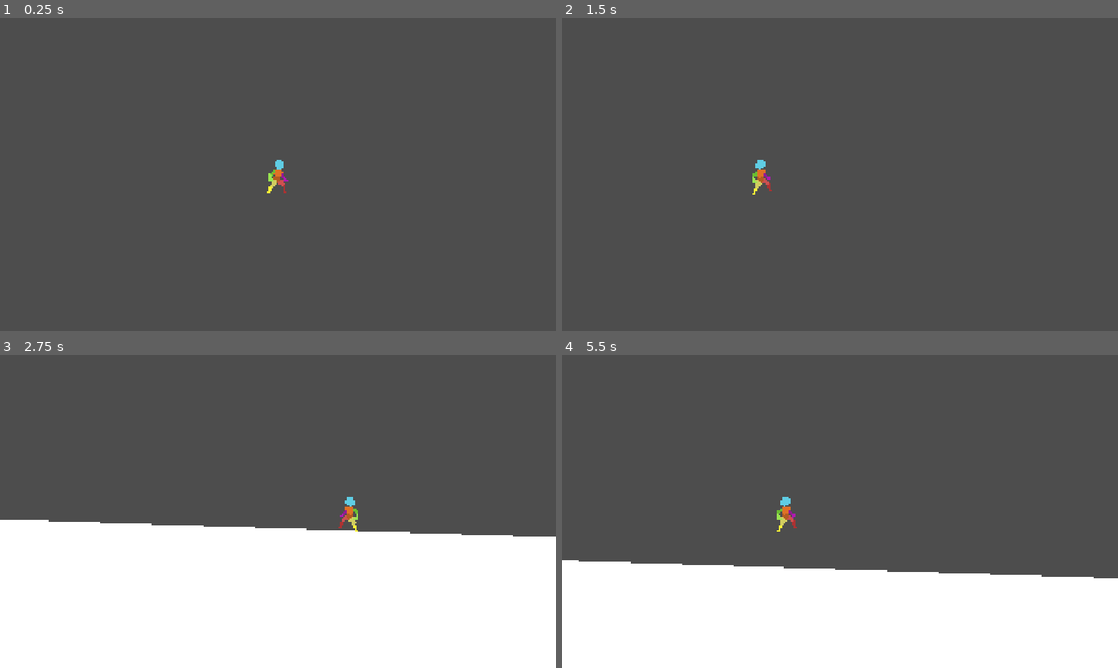
Above: before the commit, frames 1-4 (two rows, left to right).
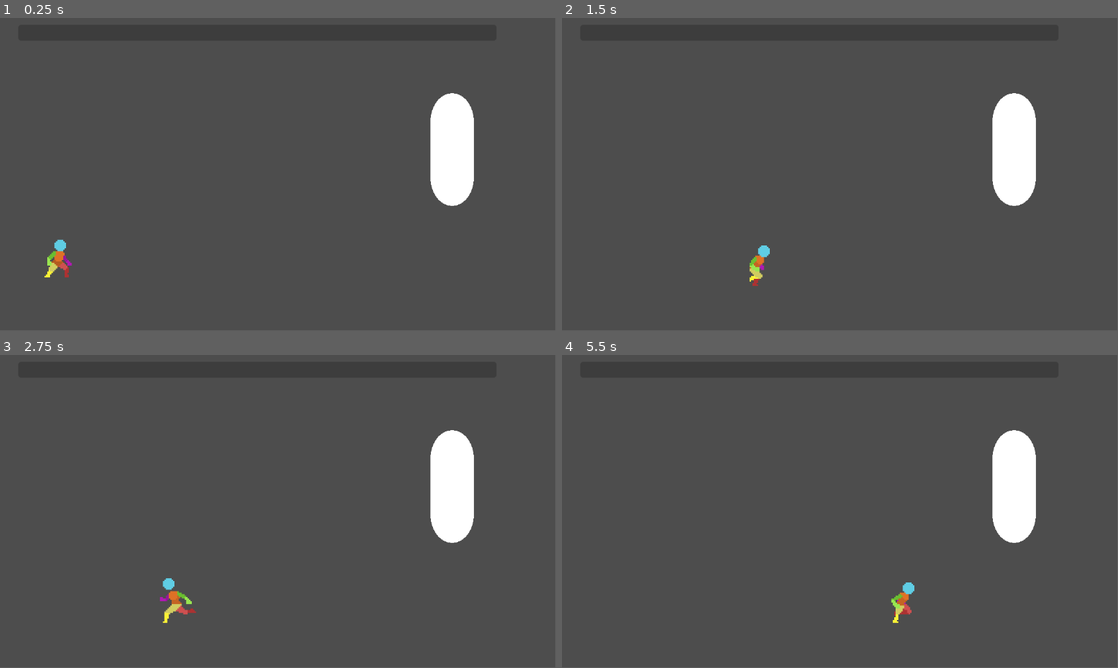
Above: after the commit, the same moments.

Repository: Yu-xo/InBound_Shovel
Game: Godot game, scene res://scenes/run/main.tscn
Same seed, same stepped clock (60 frames per second), same inputs: the game is played once before the commit and once after it. Before the commit the project starts from res://Scenes/Levels/main_scene.tscn.
Inputs:
- Up to frame 1 (0.25 s): no input
- Up to frame 2 (1.5 s): hold Space (jump) 0.53-1.28 s; hold D (right) from 0.53 s (still down); tap Space (jump) at 1.35 s
- Up to frame 3 (2.75 s): tap Space (jump) at 1.52, 1.82 s; release D (right) at 2.03 s; hold A (left) from 2.03 s (still down); hold Space (jump) from 2.03 s (still down)
- Up to frame 4 (5.5 s): release A (left) at 2.78 s; release Space (jump) at 2.78 s; hold D (right) 2.78-4.28 s; tap Space (jump) at 2.85, 3.02, 3.32, 4.35, 4.52, 4.82 s; hold Space (jump) 3.53-4.28 s; hold A (left) 4.28-5.03 s; hold D (right) from 5.03 s (still down); hold Space (jump) from 5.03 s (still down)
In our replay, the window is 800x450 before the commit and 799x449 after it. These sizes can differ from the game's own. Grey fills any space a smaller window leaves; there, only what the larger window draws over its background counts as a difference.

The runs differ from the first frame. In frame 1, 3.0% of the frame differs, in the area x 8-86%, y 24-83%; in frame 2, 3.0%; in frame 3, 47%, in the area x 0-100%, y 0-100%; in frame 4, 34%.

Commit message:
states
setup of the basic states

Diff:
--- a/Scenes/Elements/player.tscn
+++ /dev/null
@@ -1,28 +0,0 @@
-[gd_scene load_steps=4 format=3 uid="uid://rkk34qydumcq"]
-
-[ext_resource type="Script" uid="uid://bokctb0r0v1to" path="res://Scripts/Elements/player.gd" id="1_55es8"]
-[ext_resource type="Texture2D" uid="uid://cj5wugre5xh1s" path="res://Assets/placeholders/Player Idle 48x48.png" id="2_g27sq"]
-
-[sub_resource type="RectangleShape2D" id="RectangleShape2D_g27sq"]
-size = Vector2(12, 29)
-
-[node name="player" type="CharacterBody2D"]
-script = ExtResource("1_55es8")
-
-[node name="Sprite2D" type="Sprite2D" parent="."]
-texture_filter = 1
-texture = ExtResource("2_g27sq")
-hframes = 10
-
-[node name="CollisionShape2D" type="CollisionShape2D" parent="."]
-position = Vector2(-1, 1.5)
-shape = SubResource("RectangleShape2D_g27sq")
-
-[node name="jump_buffer" type="Timer" parent="."]
-one_shot = true
-autostart = true
-
-[node name="falling" type="Timer" parent="."]
-autostart = true
-
-[connection signal="timeout" from="falling" to="." method="_on_falling_timeout"]
--- a/Scenes/Levels/main_scene.tscn
+++ /dev/null
@@ -1,19 +0,0 @@
-[gd_scene load_steps=3 format=3 uid="uid://dinqsxkh0jlwq"]
-
-[ext_resource type="Script" uid="uid://bhjcx00vjk26r" path="res://Scripts/Main Scripts/main_scene.gd" id="1_coy0t"]
-[ext_resource type="PackedScene" uid="uid://rkk34qydumcq" path="res://Scenes/Elements/player.tscn" id="2_nu5rl"]
-
-[node name="main_scene" type="Node2D"]
-script = ExtResource("1_coy0t")
-
-[node name="Polygon2D" type="Polygon2D" parent="."]
-polygon = PackedVector2Array(-2061, -1210, -2056, 719, 1754, 842, 3369, -463, 3005, -2168, 4251, -2013, 4072, -148, 3387, 1289, 2278, 1539, -892, 1670, -2739, 1318, -2906, -416, -2686, -1947, -1976, -1798)
-
-[node name="StaticBody2D" type="StaticBody2D" parent="."]
-
-[node name="CollisionPolygon2D" type="CollisionPolygon2D" parent="StaticBody2D"]
-
-[node name="player" parent="." instance=ExtResource("2_nu5rl")]
-
-[node name="Camera2D" type="Camera2D" parent="player"]
-zoom = Vector2(4, 4)
--- a/Scripts/Elements/player.gd
+++ /dev/null
@@ -1,126 +0,0 @@
-extends CharacterBody2D
-class_name Player
-
-var SPEED = 400.0
-var fall_scan = false
-var accel = 0.5
-var falling = true
-var jumping = false
-var prev_dir = 1
-var double_jump = false
-var JUMP_VELOCITY = -600.0
-
-func grav(velocity: Vector2):
-	if velocity.y < 0:
-		return get_gravity().y
-	else:
-		if is_on_wall():
-			return 100
-		return 1200
-
-func _physics_process(delta: float) -> void:
-	if not is_on_floor() and fall_scan:
-		$falling.start(0.5)
-		fall_scan = false
-
-	if is_on_floor() and falling:
-		double_jump = false
-		#$land.emitting = true
-		#$fall.pitch_scale = randf_range(0.95,1.05)
-		#$fall.play()
-		fall_scan = true
-		#$"../CanvasLayer/ColorRect".shake(0.05)
-		falling = false
-		var tween = create_tween().set_trans(Tween.TRANS_SINE)
-		tween.tween_property($Sprite2D,"scale",Vector2(2,0.5),0.1)
-		tween.set_parallel(true)
-		tween.tween_property($Sprite2D,"position:y",10,0.1)
-		tween.set_parallel(false)
-		tween.tween_property($Sprite2D,"scale",Vector2(1,1),0.1)
-		tween.set_parallel(true)
-		tween.tween_property($Sprite2D,"position:y",0,0.1)
-
-	var tween = create_tween().set_parallel()
-	#if abs(velocity.x) > 0 and is_on_floor():
-		#var tweener = create_tween()
-		#tweener.tween_property($running,"volume_db",0,0.5)
-	#else:
-		#var tweener = create_tween()
-		#tweener.tween_property($running,"volume_db",-80,0.5)
-	if velocity.x > 0:
-		#$CPUParticles2D.emitting = true
-		tween.tween_property($Sprite2D,"rotation_degrees",-10,0.1)
-		tween.tween_property($Camera2D,"offset:x",70,0.5)
-	elif velocity.x < 0:
-		#$CPUParticles2D.emitting = true
-		tween.tween_property($Sprite2D,"rotation_degrees",10,0.1)
-		tween.tween_property($Camera2D,"offset:x",-70,0.5)
-	else:
-		#$CPUParticles2D.emitting = false
-		tween.tween_property($Sprite2D,"rotation_degrees",0,0.1)
-		tween.tween_property($Camera2D,"offset:x",0,1.5)
-
-	# Add the gravity.
-	if not is_on_floor():
-		velocity.y += grav(velocity) * delta
-
-	if Input.is_action_just_released("jump") and velocity.y < 0:
-		velocity.y = JUMP_VELOCITY/4
-	# Handle jump.
-	if Input.is_action_just_pressed("jump"):
-		if is_on_wall():
-			jump(true)
-		if is_on_floor():
-			jump()
-		else:
-			if not double_jump:
-				double_jump = true
-				jump()
-			$jump_buffer.start(0.2)
-
-	if prev_dir == 1:
-		$Sprite2D.flip_h = false
-	else:
-		$Sprite2D.flip_h = true
-	if is_on_floor() and $jump_buffer.time_left > 0:
-		jump()
-
-	# Get the input direction and handle the movement/deceleration.
-	# As good practice, you should replace UI actions with custom gameplay actions.
-	var direction := Input.get_axis("left", "right")
-	if direction:
-		if accel < 1:
-			accel += 0.1
-		velocity.x = direction * SPEED * accel
-		prev_dir = direction
-	else:
-		accel = 0.5
-		velocity.x = move_toward(velocity.x, 0, 21)
-	move_and_slide()
-
-func jump(away = false):
-	if not jumping:
-		jumping = true
-		#$jump.pitch_scale = randf_range(0.95,1.05)
-		#$jump.play()
-		#if velocity.x < 0:
-			#var tweener = create_tween()
-			#tweener.tween_property($Sprite2D,"rotation_degrees",$Sprite2D.rotation_degrees - 90,0.1)
-		#else:
-			#var tweener = ceate_tween()
-			#tweener.tween_property($Sprite2D,"rotation_degrees",$Sprite2D.rotation_degrees + 90,0.1)
-		var tween = create_tween().set_trans(Tween.TRANS_SINE)
-		tween.tween_property($Sprite2D,"scale",Vector2(0.5,2),0.2)
-		tween.tween_property($Sprite2D,"scale",Vector2(1,1),0.1)
-		if away:
-			velocity.x = 300 * prev_dir * -1
-		velocity.y = JUMP_VELOCITY
-		await get_tree().create_timer(0.25).timeout
-		jumping = false
-
-
-func _on_falling_timeout() -> void:
-	if not is_on_floor():
-		falling = true
-	else:
-		fall_scan = false
--- a/Scripts/Main Scripts/main_scene.gd
+++ /dev/null
@@ -1,4 +0,0 @@
-extends Node2D
-
-func _ready() -> void:
-	$StaticBody2D/CollisionPolygon2D.polygon = $Polygon2D.polygon
--- /dev/null
+++ b/character_body_2d.gd
@@ -0,0 +1,61 @@
+extends CharacterBody2D
+
+const SPEED = 300.0
+const JUMP_VELOCITY = -400.0
+const GRAVITY = 980.0
+const MIN_JUMP_VELOCITY = -200.0  # for variable jump
+
+@onready var animated_sprite_2d: AnimatedSprite2D = $AnimatedSprite2D
+
+var state: String = "idle"
+
+func _physics_process(delta: float) -> void:
+
+	apply_gravity(delta)
+	handle_state(delta)
+	move_and_slide()
+
+func apply_gravity(delta: float) -> void:
+	if not is_on_floor():
+		velocity.y += GRAVITY * delta
+
+func handle_state(delta: float) -> void:
+	var direction := Input.get_axis("left", "right")
+	if direction<0.0:
+		animated_sprite_2d.flip_h = true
+	elif direction>0.0:
+			animated_sprite_2d.flip_h = false
+	# Transition rules
+	if is_on_floor():
+		if Input.is_action_just_pressed("jump"):
+			state = "jump"
+		elif direction != 0:
+			state = "run"
+		else:
+			state = "idle"
+	else:
+		if velocity.y < 0:
+			state = "jump"
+		else:
+			state = "fall"
+
+	# Execute state behaviors
+	match state:
+		"idle":
+			animated_sprite_2d.play("idle")
+			velocity.x = move_toward(velocity.x, 0, SPEED)
+		"run":
+			animated_sprite_2d.play("run")
+			velocity.x = direction * SPEED
+		"jump":
+			if Input.is_action_just_pressed("jump") and is_on_floor():
+				velocity.y = JUMP_VELOCITY
+			animated_sprite_2d.play("jump")
+			velocity.x = direction * SPEED
+		"fall":
+			animated_sprite_2d.play("fall")
+			velocity.x = direction * SPEED
+
+	# Variable jump control: shorten the jump if button released early
+	if not Input.is_action_pressed("jump") and velocity.y < MIN_JUMP_VELOCITY:
+		velocity.y = MIN_JUMP_VELOCITY
--- /dev/null
+++ b/icon.svg
@@ -0,0 +1 @@
+<svg xmlns="http://www.w3.org/2000/svg" width="128" height="128"><rect width="124" height="124" x="2" y="2" fill="#363d52" stroke="#212532" stroke-width="4" rx="14"/><g fill="#fff" transform="translate(12.322 12.322)scale(.101)"><path d="M105 673v33q407 354 814 0v-33z"/><path fill="#478cbf" d="m105 673 152 14q12 1 15 14l4 67 132 10 8-61q2-11 15-15h162q13 4 15 15l8 61 132-10 4-67q3-13 15-14l152-14V427q30-39 56-81-35-59-83-108-43 20-82 47-40-37-88-64 7-51 8-102-59-28-123-42-26 43-46 89-49-7-98 0-20-46-46-89-64 14-123 42 1 51 8 102-48 27-88 64-39-27-82-47-48 49-83 108 26 42 56 81zm0 33v39c0 276 813 276 814 0v-39l-134 12-5 69q-2 10-14 13l-162 11q-12 0-16-11l-10-65H446l-10 65q-4 11-16 11l-162-11q-12-3-14-13l-5-69z"/><path d="M483 600c0 34 58 34 58 0v-86c0-34-58-34-58 0z"/><circle cx="725" cy="526" r="90"/><circle cx="299" cy="526" r="90"/></g><g fill="#414042" transform="translate(12.322 12.322)scale(.101)"><circle cx="307" cy="532" r="60"/><circle cx="717" cy="532" r="60"/></g></svg>
--- a/project.godot
+++ b/project.godot
@@ -10,22 +10,20 @@
 
 [application]
 
-config/name="inbound shovel"
-run/main_scene="uid://dinqsxkh0jlwq"
+config/name="Test_shovel"
+run/main_scene="uid://inb5u06wgh5v"
 config/features=PackedStringArray("4.4", "Forward Plus")
+config/icon="res://icon.svg"
 
-[display]
+[global_group]
 
-window/size/viewport_width=1920
-window/size/viewport_height=1080
-window/size/mode=3
-window/stretch/mode="canvas_items"
+player=""
 
 [input]
 
-left={
+jump={
 "deadzone": 0.2,
-"events": [Object(InputEventKey,"resource_local_to_scene":fa …(140 unchanged characters)… d":false,"keycode":0,"physical_keycode":65,"key_label":0,"unicode":97,"location":0,"echo":false,"script":null)
+"events": [Object(InputEventKey,"resource_local_to_scene":fa …(140 unchanged characters)… d":false,"keycode":0,"physical_keycode":32,"key_label":0,"unicode":32,"location":0,"echo":false,"script":null)
 ]
 }
 right={
@@ -33,8 +31,12 @@
 "events": [Object(InputEventKey,"resource_local_to_scene":false,"resource_name":"","device":-1,"window_id":0,"alt_press …(192 unchanged characters)…
 ]
 }
-jump={
+left={
 "deadzone": 0.2,
-"events": [Object(InputEventKey,"resource_local_to_scene":fa …(140 unchanged characters)… d":false,"keycode":0,"physical_keycode":32,"key_label":0,"unicode":32,"location":0,"echo":false,"script":null)
+"events": [Object(InputEventKey,"resource_local_to_scene":fa …(140 unchanged characters)… d":false,"keycode":0,"physical_keycode":65,"key_label":0,"unicode":97,"location":0,"echo":false,"script":null)
 ]
 }
+
+[rendering]
+
+textures/canvas_textures/default_texture_filter=0
--- /dev/null
+++ b/scenes/Boss/boss.gd
@@ -0,0 +1,97 @@
+extends CharacterBody2D
+
+
+const GRAVITY = 980.0
+var direction: Vector2
+
+@export var speed := 100
+@export var health := 100
+
+@onready var player = get_tree().get_first_node_in_group("player")
+@onready var mesh_instance_2d: MeshInstance2D = $MeshInstance2D
+@onready var top_ray: RayCast2D = $top_ray
+@onready var mid_ray: RayCast2D = $mid_ray
+@onready var tail_ray: RayCast2D = $tail_ray
+@onready var navigation_agent_2d: NavigationAgent2D = $NavigationAgent2D
+
+enum States {
+	idle,
+	chase,
+	tail_attack,
+	fire_beam,
+	Block,
+	fire_projectile,
+	death,
+}
+
+var current_state = States.idle
+var state_timer := 0.0
+var decision_interval := 1.0  # seconds between decision updates
+
+func _ready() -> void:
+	pass
+
+func _physics_process(delta: float) -> void:
+	apply_gravity(delta)
+	state_timer += delta
+	if state_timer >= decision_interval:
+		check_state_transitions()
+		state_timer = 0.0
+	states_handler(delta)
+	print(current_state)
+
+
+func apply_gravity(delta: float) -> void:
+	if not is_on_floor():
+		velocity.y += GRAVITY * delta
+
+func check_state_transitions():
+	if direction:
+		current_state = States.chase
+	elif !direction :  current_state = States.idle
+
+func states_handler(delta):
+	match current_state:
+		States.idle:
+			mesh_instance_2d.modulate = Color("white")
+			print("idle state")
+		States.chase:
+			chase(delta)
+		States.tail_attack:
+			tail_attack()
+		States.fire_beam:
+			fire_beam()
+		States.Block:
+			Block()
+		States.fire_projectile:
+			fire_projectile()
+		States.death:
+			death()
+
+func chase(delta):
+	mesh_instance_2d.modulate = Color("red")
+	direction = global_position.direction_to(navigation_agent_2d.get_next_path_position())
+	velocity = velocity.lerp(direction * speed, delta)
+
+func tail_attack():
+	mesh_instance_2d.modulate = Color("blue")
+
+func fire_beam():
+	mesh_instance_2d.modulate = Color("pink")
+
+func Block():
+	mesh_instance_2d.modulate = Color("yellow")
+
+func fire_projectile():
+	mesh_instance_2d.modulate = Color("green")
+
+func death():
+	mesh_instance_2d.modulate = Color("black")
+
+func _on_navigation_timer_timeout() -> void:
+	navigation_agent_2d.target_position = player.global_position
+
+
+'func _on_chase_detect_body_entered(body: Node2D) -> void:
+	if body==player:
+		current_state = States.chase'
--- /dev/null
+++ b/scenes/Boss/boss.tscn
@@ -0,0 +1,37 @@
+[gd_scene load_steps=5 format=3 uid="uid://b3xlwy5w04y0q"]
+
+[ext_resource type="Script" uid="uid://bwmk5bq4xyymy" path="res://scenes/Boss/boss.gd" id="1_vebi6"]
+
+[sub_resource type="CapsuleShape2D" id="CapsuleShape2D_1q0dx"]
+radius = 22.0
+height = 94.0
+
+[sub_resource type="CapsuleMesh" id="CapsuleMesh_1q0dx"]
+
+[sub_resource type="CircleShape2D" id="CircleShape2D_vebi6"]
+radius = 178.138
+
+[node name="boss" type="CharacterBody2D"]
+script = ExtResource("1_vebi6")
+
+[node name="CollisionShape2D" type="CollisionShape2D" parent="."]
+shape = SubResource("CapsuleShape2D_1q0dx")
+
+[node name="MeshInstance2D" type="MeshInstance2D" parent="."]
+position = Vector2(0, 7.62939e-06)
+scale = Vector2(30, 39)
+mesh = SubResource("CapsuleMesh_1q0dx")
+
+[node name="NavigationAgent2D" type="NavigationAgent2D" parent="."]
+
+[node name="navigation_timer" type="Timer" parent="."]
+autostart = true
+
+[node name="chase_detect" type="Area2D" parent="."]
+
+[node name="chase_detect" type="CollisionShape2D" parent="chase_detect"]
+position = Vector2(2, -1)
+shape = SubResource("CircleShape2D_vebi6")
+
+[connection signal="timeout" from="navigation_timer" to="." method="_on_navigation_timer_timeout"]
+[connection signal="body_entered" from="chase_detect" to="." method="_on_chase_detect_body_entered"]
--- /dev/null
+++ b/scenes/player/player.tscn
@@ -0,0 +1,173 @@
+[gd_scene load_steps=24 format=3 uid="uid://dk8aime3hr10u"]
+
+[ext_resource type="Script" uid="uid://brnjcyg4saspd" path="res://character_body_2d.gd" id="1_gmlin"]
+[ext_resource type="Texture2D" uid="uid://lu0kp5wjfh3h" path="res://placeholder/Player Idle 48x48.png" id="2_lvxji"]
+[ext_resource type="Texture2D" uid="uid://cp7jcj1im2hit" path="res://placeholder/player run 48x48.png" id="3_p47bc"]
+
+[sub_resource type="CapsuleShape2D" id="CapsuleShape2D_75vfm"]
+
+[sub_resource type="AtlasTexture" id="AtlasTexture_0owmy"]
+atlas = ExtResource("2_lvxji")
+region = Rect2(0, 0, 48, 48)
+
+[sub_resource type="AtlasTexture" id="AtlasTexture_qek5x"]
+atlas = ExtResource("2_lvxji")
+region = Rect2(48, 0, 48, 48)
+
+[sub_resource type="AtlasTexture" id="AtlasTexture_5gtgg"]
+atlas = ExtResource("2_lvxji")
+region = Rect2(96, 0, 48, 48)
+
+[sub_resource type="AtlasTexture" id="AtlasTexture_h17s1"]
+atlas = ExtResource("2_lvxji")
+region = Rect2(144, 0, 48, 48)
+
+[sub_resource type="AtlasTexture" id="AtlasTexture_je7p5"]
+atlas = ExtResource("2_lvxji")
+region = Rect2(192, 0, 48, 48)
+
+[sub_resource type="AtlasTexture" id="AtlasTexture_fm80t"]
+atlas = ExtResource("2_lvxji")
+region = Rect2(240, 0, 48, 48)
+
+[sub_resource type="AtlasTexture" id="AtlasTexture_gx1jg"]
+atlas = ExtResource("2_lvxji")
+region = Rect2(288, 0, 48, 48)
+
+[sub_resource type="AtlasTexture" id="AtlasTexture_ugbui"]
+atlas = ExtResource("2_lvxji")
+region = Rect2(336, 0, 48, 48)
+
+[sub_resource type="AtlasTexture" id="AtlasTexture_fcs02"]
+atlas = ExtResource("2_lvxji")
+region = Rect2(384, 0, 48, 48)
+
+[sub_resource type="AtlasTexture" id="AtlasTexture_myrg7"]
+atlas = ExtResource("2_lvxji")
+region = Rect2(432, 0, 48, 48)
+
+[sub_resource type="AtlasTexture" id="AtlasTexture_kvlxm"]
+atlas = ExtResource("3_p47bc")
+region = Rect2(0, 0, 48, 48)
+
+[sub_resource type="AtlasTexture" id="AtlasTexture_uf5tr"]
+atlas = ExtResource("3_p47bc")
+region = Rect2(48, 0, 48, 48)
+
+[sub_resource type="AtlasTexture" id="AtlasTexture_lgqa7"]
+atlas = ExtResource("3_p47bc")
+region = Rect2(96, 0, 48, 48)
+
+[sub_resource type="AtlasTexture" id="AtlasTexture_8ydkj"]
+atlas = ExtResource("3_p47bc")
+region = Rect2(144, 0, 48, 48)
+
+[sub_resource type="AtlasTexture" id="AtlasTexture_3j4b4"]
+atlas = ExtResource("3_p47bc")
+region = Rect2(192, 0, 48, 48)
+
+[sub_resource type="AtlasTexture" id="AtlasTexture_yj68g"]
+atlas = ExtResource("3_p47bc")
+region = Rect2(240, 0, 48, 48)
+
+[sub_resource type="AtlasTexture" id="AtlasTexture_ioxgp"]
+atlas = ExtResource("3_p47bc")
+region = Rect2(288, 0, 48, 48)
+
+[sub_resource type="AtlasTexture" id="AtlasTexture_cnsyf"]
+atlas = ExtResource("3_p47bc")
+region = Rect2(336, 0, 48, 48)
+
+[sub_resource type="SpriteFrames" id="SpriteFrames_007i1"]
+animations = [{
+"frames": [{
+"duration": 1.0,
+"texture": SubResource("AtlasTexture_0owmy")
+}, {
+"duration": 1.0,
+"texture": SubResource("AtlasTexture_qek5x")
+}, {
+"duration": 1.0,
+"texture": SubResource("AtlasTexture_5gtgg")
+}, {
+"duration": 1.0,
+"texture": SubResource("AtlasTexture_h17s1")
+}, {
+"duration": 1.0,
+"texture": SubResource("AtlasTexture_je7p5")
+}, {
+"duration": 1.0,
+"texture": SubResource("AtlasTexture_fm80t")
+}, {
+"duration": 1.0,
+"texture": SubResource("AtlasTexture_gx1jg")
+}, {
+"duration": 1.0,
+"texture": SubResource("AtlasTexture_ugbui")
+}, {
+"duration": 1.0,
+"texture": SubResource("AtlasTexture_fcs02")
+}, {
+"duration": 1.0,
+"texture": SubResource("AtlasTexture_myrg7")
+}],
+"loop": true,
+"name": &"idle",
+"speed": 12.0
+}, {
+"frames": [{
+"duration": 1.0,
+"texture": SubResource("AtlasTexture_kvlxm")
+}, {
+"duration": 1.0,
+"texture": SubResource("AtlasTexture_uf5tr")
+}, {
+"duration": 1.0,
+"texture": SubResource("AtlasTexture_lgqa7")
+}, {
+"duration": 1.0,
+"texture": SubResource("AtlasTexture_8ydkj")
+}, {
+"duration": 1.0,
+"texture": SubResource("AtlasTexture_3j4b4")
+}, {
+"duration": 1.0,
+"texture": SubResource("AtlasTexture_yj68g")
+}, {
+"duration": 1.0,
+"texture": SubResource("AtlasTexture_ioxgp")
+}, {
+"duration": 1.0,
+"texture": SubResource("AtlasTexture_cnsyf")
+}],
+"loop": true,
+"name": &"run",
+"speed": 15.0
+}]
+
+[node name="player" type="CharacterBody2D" groups=["player"]]
+scale = Vector2(3, 3)
+script = ExtResource("1_gmlin")
+
+[node name="CollisionShape2D" type="CollisionShape2D" parent="."]
+shape = SubResource("CapsuleShape2D_75vfm")
+
+[node name="AnimatedSprite2D" type="AnimatedSprite2D" parent="."]
+sprite_frames = SubResource("SpriteFrames_007i1")
+animation = &"idle"
+autoplay = "idle"
+
+[node name="UI" type="CanvasLayer" parent="."]
+
+[node name="Health_bar" type="ProgressBar" parent="UI"]
+visible = false
+offset_right = 4.0
+offset_bottom = 27.0
+
+[node name="Exp_bar" type="ProgressBar" parent="UI"]
+offset_left = 38.0
+offset_top = 14.0
+offset_right = 1030.0
+offset_bottom = 47.0
+rounded = true
+show_percentage = false
--- /dev/null
+++ b/scenes/run/main.tscn
@@ -0,0 +1,30 @@
+[gd_scene load_steps=5 format=3 uid="uid://inb5u06wgh5v"]
+
+[ext_resource type="PackedScene" uid="uid://dk8aime3hr10u" path="res://scenes/player/player.tscn" id="1_5yase"]
+[ext_resource type="PackedScene" uid="uid://b3xlwy5w04y0q" path="res://scenes/Boss/boss.tscn" id="1_werws"]
+
+[sub_resource type="RectangleShape2D" id="RectangleShape2D_tlfx8"]
+size = Vector2(1168, 99)
+
+[sub_resource type="NavigationPolygon" id="NavigationPolygon_or7on"]
+vertices = PackedVector2Array(1720.84, -138.813, 1877.56, 543.867, 973.891, 1040.74, -193.711, 925.961, -163, -84.5078, -157.797, -139.148, 662.172, -250.93)
+polygons = Array[PackedInt32Array]([PackedInt32Array(0, 1, 2, 3, 4, 5, 6)])
+outlines = Array[PackedVector2Array]([PackedVector2Array(-173, -85, -204, 935, 976, 1051, 1889, 549, 1729, -148, 662, -261, -167, -148)])
+
+[node name="main" type="Node2D"]
+
+[node name="boss" parent="." instance=ExtResource("1_werws")]
+position = Vector2(938, 273)
+scale = Vector2(3, 3)
+
+[node name="CharacterBody2D" parent="." instance=ExtResource("1_5yase")]
+position = Vector2(122, 457)
+
+[node name="StaticBody2D" type="StaticBody2D" parent="."]
+
+[node name="CollisionShape2D" type="CollisionShape2D" parent="StaticBody2D"]
+position = Vector2(562, 603)
+shape = SubResource("RectangleShape2D_tlfx8")
+
+[node name="NavigationRegion2D" type="NavigationRegion2D" parent="."]
+navigation_polygon = SubResource("NavigationPolygon_or7on")
--- /dev/null
+++ b/scenes/stage/level.tscn
@@ -0,0 +1,11 @@
+[gd_scene load_steps=3 format=3 uid="uid://begq8wops3bbh"]
+
+[ext_resource type="Texture2D" uid="uid://cpslnpsafb7vk" path="res://icon.svg" id="1_sw4bp"]
+
+[sub_resource type="ImmediateMesh" id="ImmediateMesh_2iji5"]
+
+[node name="level" type="Node2D"]
+
+[node name="MeshInstance2D" type="MeshInstance2D" parent="."]
+mesh = SubResource("ImmediateMesh_2iji5")
+texture = ExtResource("1_sw4bp")
Not shown, removed: Scripts/Elements/player.gd.uid
Not shown, removed: Scripts/Main Scripts/main_scene.gd.uid
Not shown, added: character_body_2d.gd.uid
Not shown, changed: icon.svg.import
Renamed: Assets/placeholders/Player Idle 48x48.png -> placeholder/Player Idle 48x48.png
Not shown, added: placeholder/Player Idle 48x48.png.import
Renamed: Assets/placeholders/player new jump 48x48.png -> placeholder/player new jump 48x48.png
Not shown, changed: placeholder/player new jump 48x48.png.import
Renamed: Assets/placeholders/player run 48x48.png -> placeholder/player run 48x48.png
Not shown, changed: placeholder/player run 48x48.png.import
Not shown, added: scenes/Boss/boss.gd.uid
Not shown, changed: .gitattributes
